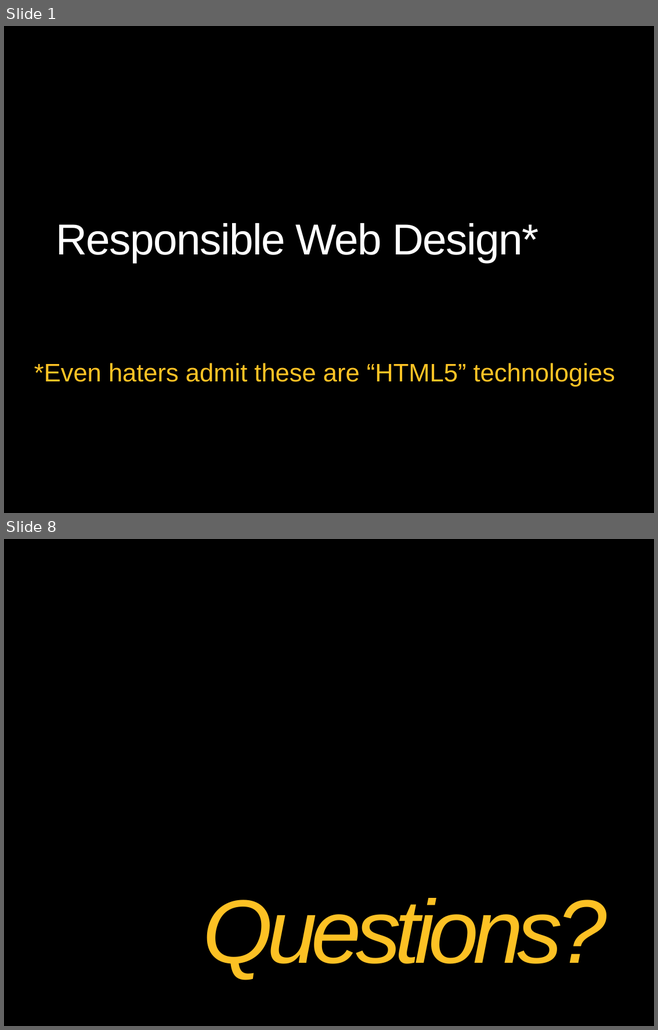
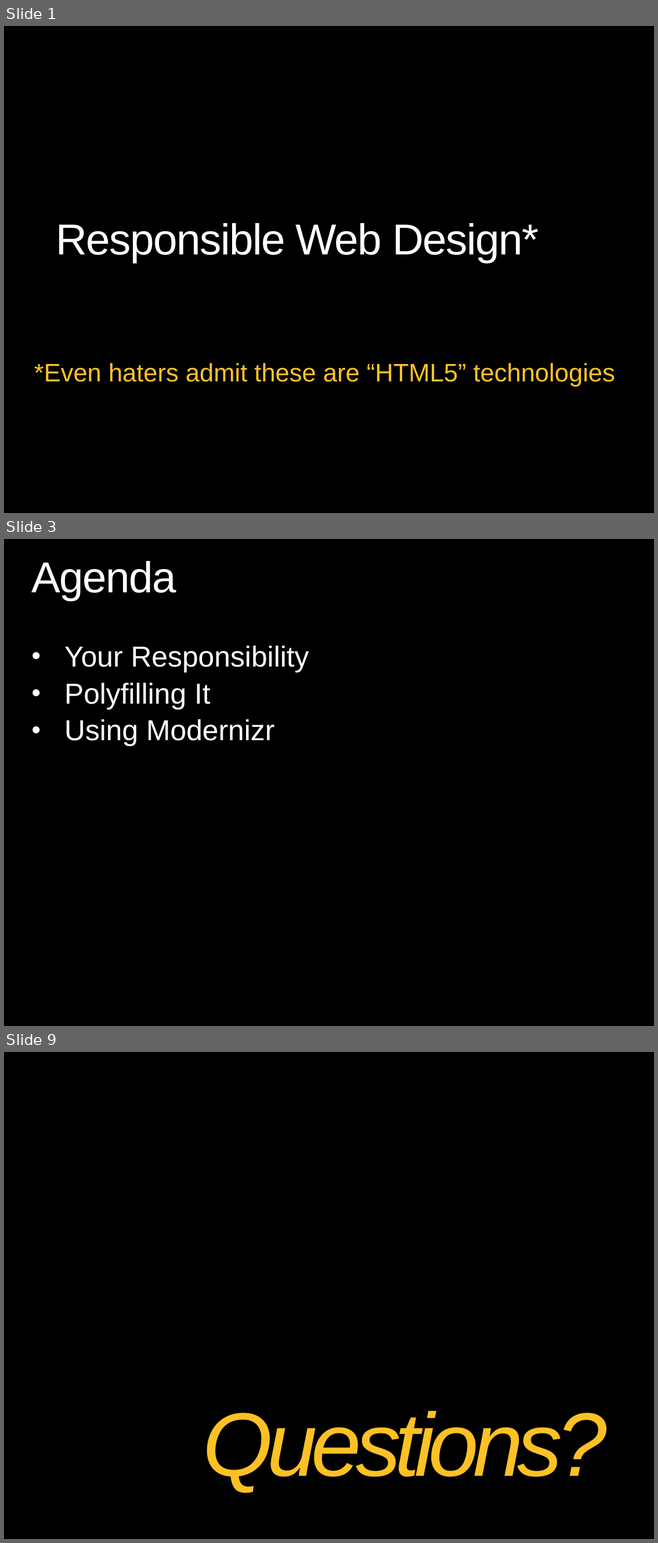
Before and after one commit to theClarkSell/HTML5-Compiler, a slide deck: 6-Responsible Web Design/ResponsibleWebDesign.pptx. Shown one above the other, each under a label of ours: slides 1 and 8 before the commit, slides 1, 3 and 9 after it; the slides between them are not shown. The pictures are 658x1030 and 658x1543 pixels, drawn with LibreOffice and Linux fonts; fonts in the diff are those of the drawing; background and template pictures are left out. Boxes give left, top, right and bottom in pixels: in the first picture for what was removed or moved away, otherwise in the second. Text is boxed around its words. In the diff, an @@ line names an element or a change of style, - is before the commit and + after.

```diff
--- a/6-Responsible Web Design/ResponsibleWebDesign.pptx
+++ b/6-Responsible Web Design/ResponsibleWebDesign.pptx
@@ slide 3 added at box(4, 539, 654, 1026), background picture (left out) @@
@@ title added at box(32, 561, 177, 600), 48 pt, text #FFFFFF @@
+Agenda
@@ text added at box(64, 646, 309, 747), 32 pt, text #FFFFFF @@
+• Your Responsibility
+• Polyfilling It
+• Using Modernizr
@@ what was slide 8 is now slide 9 @@
```
Also in this commit, not shown: 1 slide changed, 4 other slides added, 4 slides removed.
